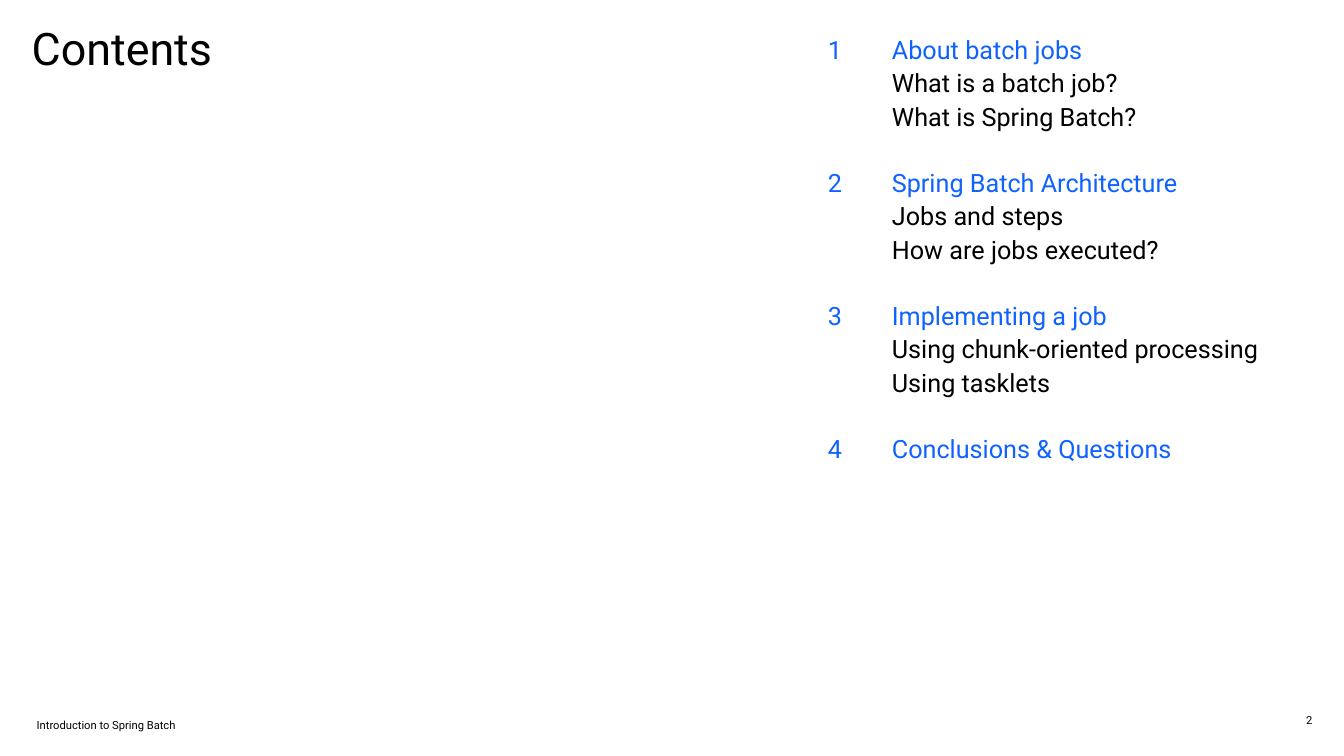
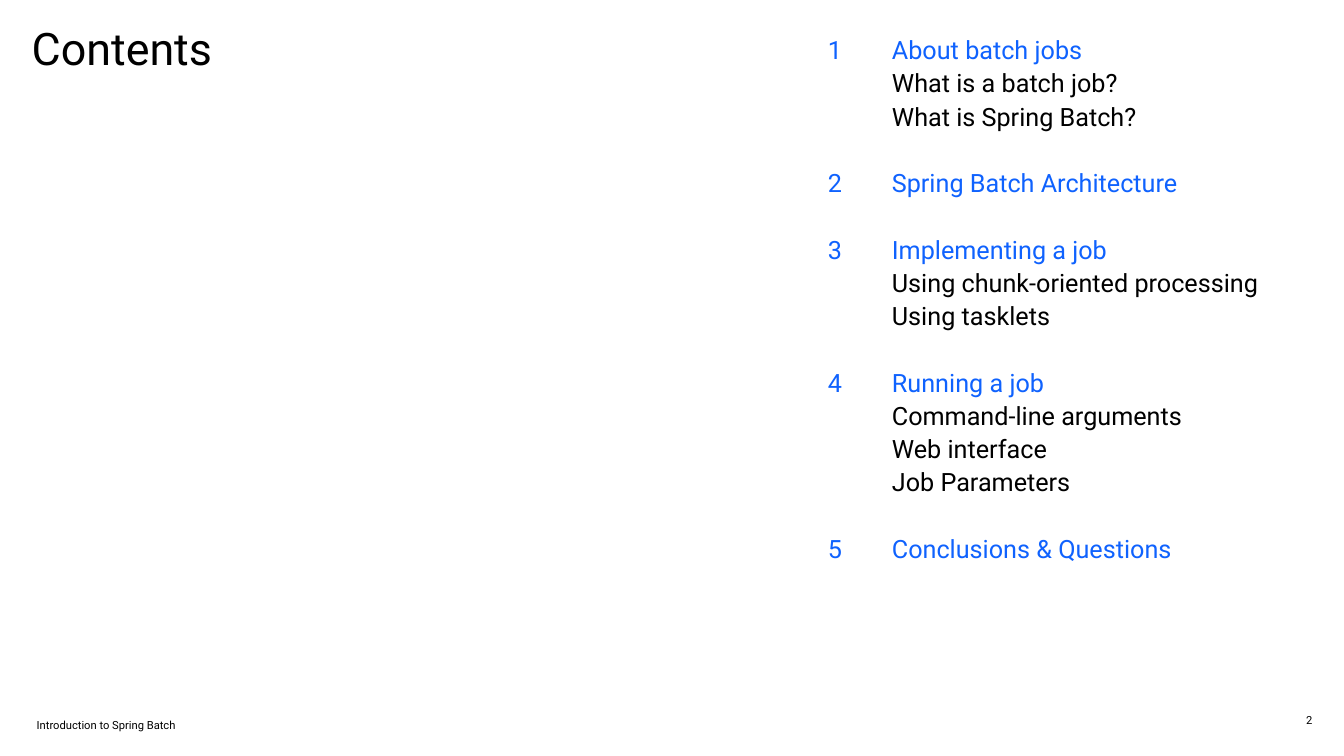
Before and after one commit to mateasmario/docs, a slide deck: slide 2 of Introduction to Spring Batch.pptx. Drawn at 1344x756 pixels with LibreOffice and Linux fonts; fonts in the diff are those of the drawing. Boxes give left, top, right and bottom in pixels: in the first picture for what was removed or moved away, otherwise in the second. Text is boxed around its words. In the diff, an @@ line names an element or a change of style, - is before the commit and + after.

```diff
--- a/Introduction to Spring Batch.pptx
+++ b/Introduction to Spring Batch.pptx
@@ text at <box>892,206,1159,265</box>: paragraphs removed @@
-Jobs and steps
-How are jobs executed?
@@ text at <box>828,373,1182,561</box>: text changed; text colour #0F62FE to #000000 @@
-4 Conclusions & Questions
+4 Running a job
+Command-line arguments
+Web interface
+Job Parameters
+5 Conclusions & Questions
```
Also in this commit, not shown: 4 other slides changed, 6 slides added, 2 slides removed.
